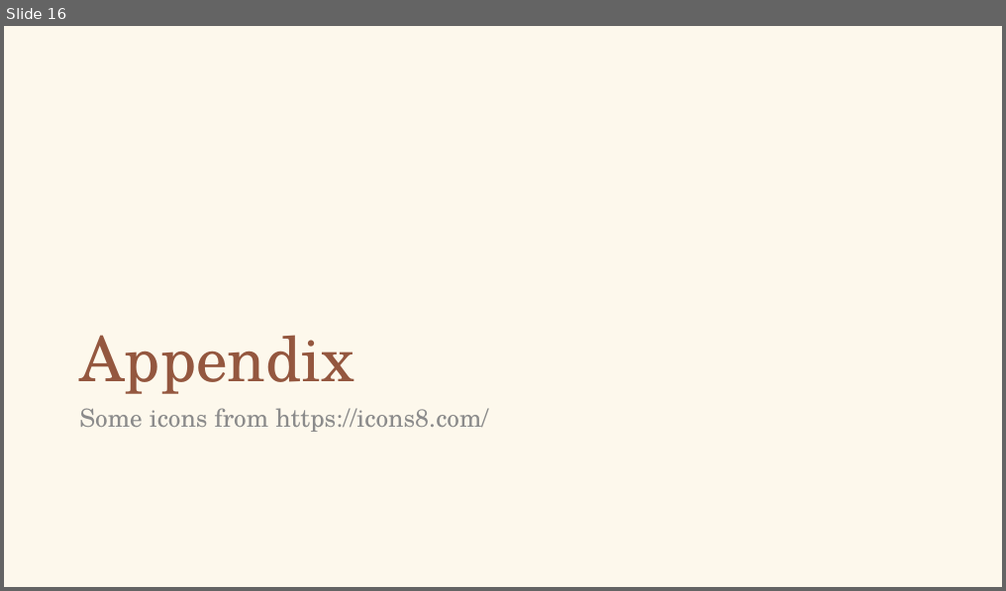
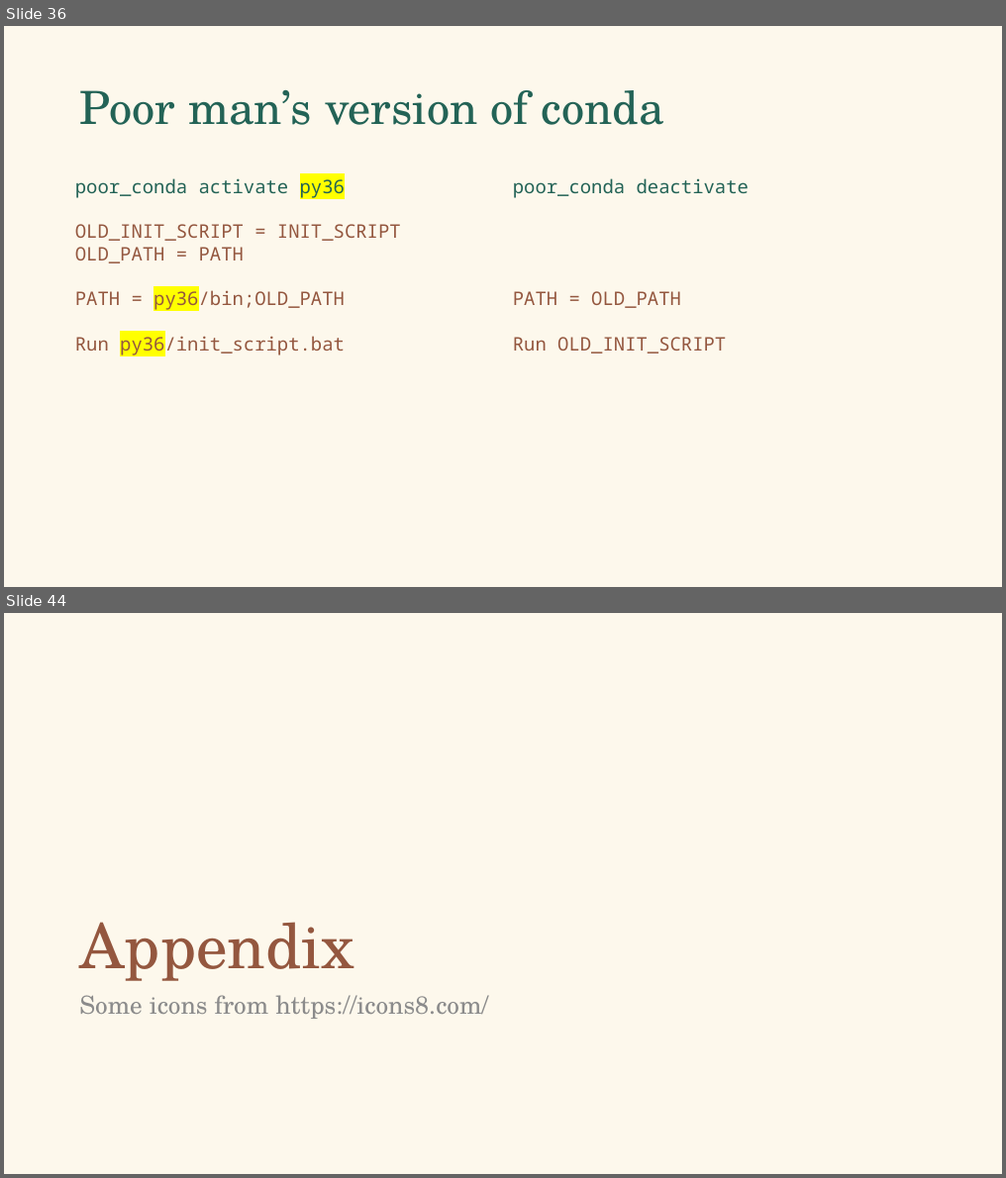
Before and after one commit to falconair/ProgrammingForAnalytics, a slide deck: lectures/080_env_pkg_management/Python environment and package management.pptx. Shown one above the other, each under a label of ours: slide 16 before the commit, slides 36 and 44 after it; the slides between them are not shown. The pictures are 1006x591 and 1006x1178 pixels, drawn with LibreOffice and Linux fonts; fonts in the diff are those of the drawing. Boxes give left, top, right and bottom in pixels: in the first picture for what was removed or moved away, otherwise in the second. Text is boxed around its words. In the diff, an @@ line names an element or a change of style, - is before the commit and + after.

```diff
--- a/lectures/080_env_pkg_management/Python environment and package management.pptx
+++ b/lectures/080_env_pkg_management/Python environment and package management.pptx
@@ slide 36 added at bbox=[4, 26, 1002, 587], background #FDF8EC @@
@@ title added at bbox=[80, 90, 664, 125], 44 pt, text #236356 @@
+Poor man’s version of conda
@@ text added at bbox=[75, 178, 401, 357], 18 pt, text #94573F @@
+poor_conda activate py36
+OLD_INIT_SCRIPT = INIT_SCRIPT
+OLD_PATH = PATH
+PATH = py36/bin;OLD_PATH
+Run py36/init_script.bat
@@ text added at bbox=[513, 178, 748, 354], 18 pt, text #94573F @@
+poor_conda deactivate
+PATH = OLD_PATH
+Run OLD_INIT_SCRIPT
@@ what was slide 16 is now slide 44 @@
```
Also in this commit, not shown: 5 slides changed, 29 other slides added.
